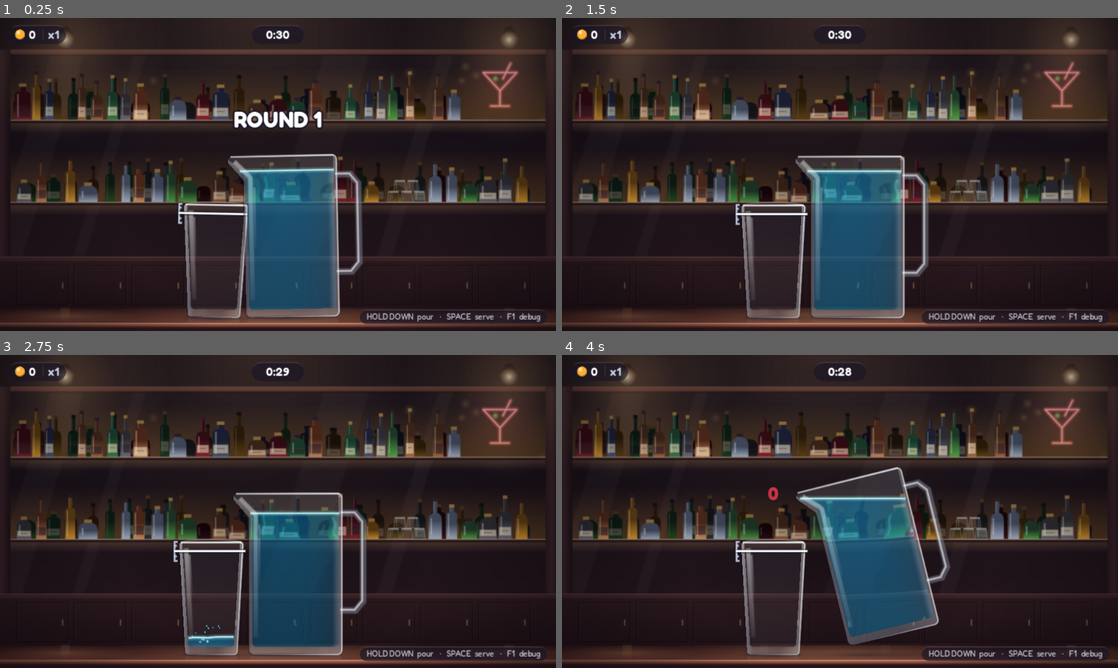
Above: before the commit, frames 1-4 (two rows, left to right).
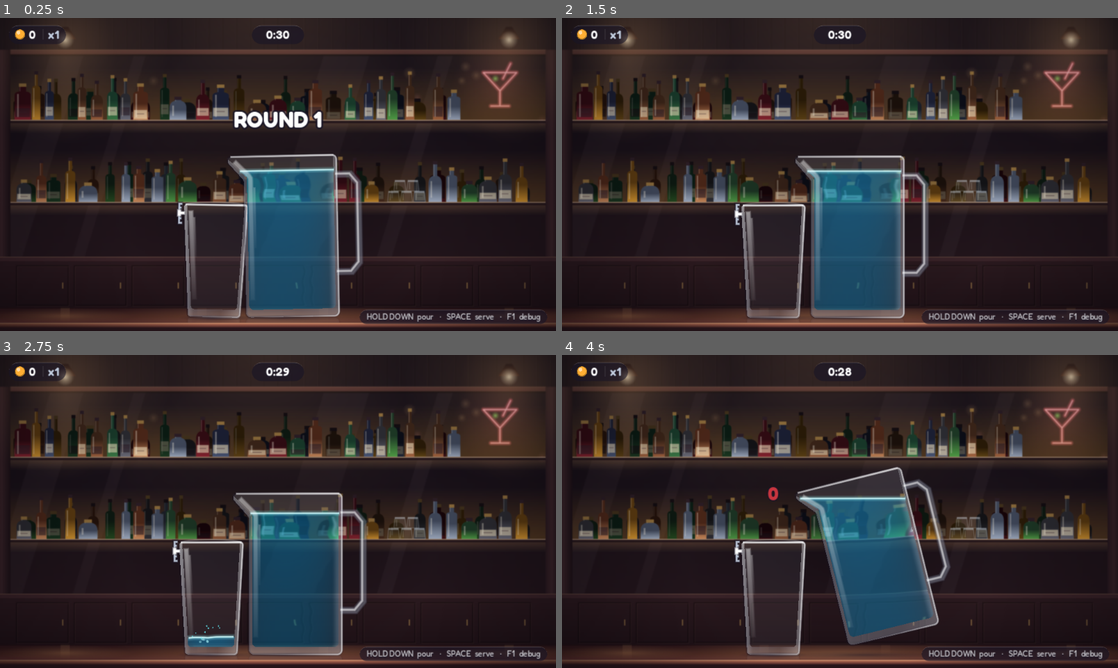
Above: after the commit, the same moments.

Repository: mihai-molnar/pour-game
Game: Godot game, scene res://main.tscn
Same seed, same stepped clock (60 frames per second), same inputs: the game is played once before the commit and once after it.
Inputs:
- Up to frame 1 (0.25 s): no input
- Up to frame 2 (1.5 s): tap Space at 0.77 s; hold Down from 1.28 s (still down)
- Up to frame 3 (2.75 s): tap Space at 1.52 s; release Down at 2.03 s
- Up to frame 4 (4 s): tap Space at 3.02, 3.77 s; hold Down from 3.53 s (still down)

The runs differ from the first frame. In frame 1, 0.1% of the frame differs, in the area x 31-45%, y 60-64%; in frame 2, 0.1%; in frame 3, 0.1%; in frame 4, 0.1%.

Commit message:
Target marker stops at the glass wall; a bigger natural cork
The fill line no longer crosses the glass: the target is a marker a little
bolder than the band's ticks (spine thickened across PERFECT, a tick from
the spine to the left wall). The corked bottle shows a light, flecked cork
with bevelled top edges sticking out of the lip like a real one; the flying
cork is the same cork and pops from its centre.

Co-Authored-By: Claude Opus 5.5 <noreply@anthropic.com>

Diff:
--- a/effects.gd
+++ b/effects.gd
@@ -44,9 +44,13 @@
 			0.3, 0.5, Palette.SAND, 200.0, Kind.DOT)
 
 
+## The width (px) of a popped cork — the same cork the bottle's mouth was showing.
+const CORK_W := 6.6
+
+
 ## A popped cork flying off along `velocity`, plus a little spray of `spray` drops.
 func cork(at: Vector2, velocity: Vector2, spray: Color) -> void:
-	_add(at, velocity, 2.0, 2.0, Palette.BROWN, GRAVITY, Kind.CORK)
+	_add(at, velocity, 2.0, CORK_W, Palette.WHITE, GRAVITY, Kind.CORK)
 	for i in 4:
 		_add(at, velocity.rotated(randf_range(-0.6, 0.6)) * randf_range(0.3, 0.6), 0.4, 0.5, spray, GRAVITY, Kind.DOT)
 
@@ -90,8 +94,7 @@
 				VesselArt.draw_soft_ellipse(self, b.pos, Vector2.ONE * b.size, Color(c, c.a * 0.7))
 			Kind.DOT:
 				draw_circle(b.pos, b.size, c)
-			Kind.CORK:  # a little capsule tumbling as it flies
+			Kind.CORK:  # the whole cork, tumbling as it flies
 				draw_set_transform(b.pos, b.life * 9.0)
-				draw_colored_polygon(VesselArt.rounded(PackedVector2Array([Vector2(-2, -1.5), Vector2(2, -1.5), Vector2(2, 1.5), Vector2(-2, 1.5)]), 0.8), c)
-				draw_line(Vector2(-2, -1.2), Vector2(-2, 1.2), Color(Palette.TAN, c.a), 0.6, true)
+				VesselArt.draw_cork(self, Rect2(-b.size * 0.5, -b.size * 0.9, b.size, b.size * 1.8), c.a)
 				draw_set_transform(Vector2.ZERO)
--- a/glass.gd
+++ b/glass.gd
@@ -255,6 +255,12 @@
 	return left - 3.0
 
 
+## Local x span of the target marker: from the bracket's spine to the
+## glass's left wall at the line — it doesn't cross the glass.
+func line_span() -> Vector2:
+	return Vector2(bracket_x(), outer_x_at(line_y()).x)
+
+
 ## The liquid as drawn (local): the wave surface across the pixel columns down
 ## to the floor, cut to the rounded inside. Empty when there is (next to)
 ## nothing — Godot can't triangulate sub-pixel slivers.
@@ -480,7 +486,7 @@
 ## The scoring band: a light bracket (spine + end ticks pointing at the glass)
 ## left of the glass spanning GOOD ENOUGH (±ok_rows), with short inner ticks
 ## where GOOD (±good_rows) ends, underlaid dark so it reads on any background.
-## PERFECT (±perfect_rows) is the fill line's dark band.
+## PERFECT (±perfect_rows) and the target itself are the fill line's marker.
 func _draw_band(ci: CanvasItem) -> void:
 	var x := bracket_x()
 	var ok := band_edges(GameState.stats.ok_rows)
@@ -492,12 +498,13 @@
 			ci.draw_line(Vector2(x, y), Vector2(x + 1.1, y), look[0], look[1], true)
 
 
-## The fill line: a thin white line on the target's row from the bracket to just
-## past the right wall, over a dark band spanning the PERFECT rows.
+## The fill line: a marker a little bolder than the band's ticks — the spine
+## thickened across the PERFECT rows and a tick on the target's row from the
+## spine to the glass's left wall (line_span()).
 func _draw_fill_line(ci: CanvasItem) -> void:
 	var ly := line_y()
-	var x0 := bracket_x()
-	var x1 := outer_x_at(ly).y + 1.5
+	var span := line_span()
 	var perfect := band_edges(GameState.stats.perfect_rows)
-	ci.draw_rect(Rect2(x0, perfect.x, x1 - x0, perfect.y - perfect.x), Color(Palette.INK, 0.45))
-	ci.draw_line(Vector2(x0, ly), Vector2(x1, ly), Palette.WHITE, 0.6, true)
+	for look: Array in [[Color(Palette.INK, 0.6), 2.3, 1.7], [Palette.WHITE, 1.0, 0.85]]:
+		ci.draw_line(Vector2(span.x, perfect.x), Vector2(span.x, perfect.y), look[0], look[1], true)
+		ci.draw_line(Vector2(span.x, ly), Vector2(span.y - 0.3, ly), look[0], look[2], true)
--- a/pourer.gd
+++ b/pourer.gd
@@ -252,8 +252,7 @@
 			angle += deg_to_rad(WIGGLE_DEG) * (uncorking / _uncork_time) * sin(uncorking * WIGGLE_FREQ)
 		if uncorking >= _uncork_time - 1e-6:
 			corked = false
-			var m := _mouth()
-			popped.emit(to_global(Vector2(m.x + m.y * 0.5, -2.0)), Vector2(0.0, -CORK_SPEED).rotated(rotation), def.liquid_highlight)
+			popped.emit(to_global(cork_rect().get_center()), Vector2(0.0, -CORK_SPEED).rotated(rotation), def.liquid_highlight)
 	_apply_lean(angle)
 	if not corked and Arrival.done(_arrive_t):
 		_arrive_t = -1.0
@@ -271,6 +270,15 @@
 ## The rest angle (radians); tilt counts from it.
 func _rest() -> float:
 	return deg_to_rad(def.pourer_rest_deg) if def != null else 0.0
+
+
+## The cork in a corked bottle's mouth (local, upright): a touch wider than
+## the mouth, sticking out of the lip about 1.3× the mouth's width, its foot
+## under the lip ring.
+func cork_rect() -> Rect2:
+	var m := _mouth()
+	var top := _bounds(def.pourer_outer).position.y
+	return Rect2(m.x - 0.3, top - 1.0 - m.y * 1.3, m.y + 0.6, m.y * 1.3 + 3.0)
 
 
 ## The interior's top edge — a bottle's mouth — as x = left, y = width.
@@ -434,6 +442,8 @@
 	VesselArt.draw_streak(ci, VesselArt.inner_streak(_drawn_interior, inner.position.y + 20.0, lerpf(inner.position.y, inner.end.y, 0.6), 4.8), Color(Palette.WHITE, 0.25), 0.6)
 	VesselArt.draw_rim_light(ci, _drawn_outer, Color(Palette.WHITE, 0.6), 0.45)
 	var m := _mouth()
+	if corked:
+		VesselArt.draw_cork(ci, cork_rect())
 	if def.refill_style == DrinkDef.RefillStyle.NEW_BOTTLE:
 		var ring := VesselArt.rounded(_rect_poly(Rect2(m.x - 2.8, box.position.y - 0.8, m.y + 5.6, 3.4)), 1.2)
 		ci.draw_colored_polygon(ring, Color(g.lightened(0.45), 0.8))
@@ -446,10 +456,6 @@
 		for i in shine.size():
 			shine[i] += Vector2(-0.6, -0.4)
 		ci.draw_polyline(shine, Color(Palette.WHITE, 0.55), 0.6, true)
-	if corked:
-		var cork := VesselArt.rounded(_rect_poly(Rect2(m.x + 0.6, -3.4, m.y - 1.2, 5.4)), 0.8)
-		ci.draw_colored_polygon(cork, Palette.BROWN)
-		ci.draw_line(Vector2(m.x + 1.0, -3.0), Vector2(m.x + m.y - 1.0, -3.0), Palette.TAN, 0.8, true)
 
 
 ## A paper label round the body: cream, shaded toward the edges, thin rules and a small grape emblem.
--- a/tools/checks/check_glass.gd
+++ b/tools/checks/check_glass.gd
@@ -44,6 +44,7 @@
 	eq(glass.band_edges(6), Vector2(-74.0, -61.5), "GOOD ENOUGH reaches the rim and is cut there")
 	eq(glass.band_edges(9), Vector2(-74.0, -58.5), "...however wide the band")
 	expect(glass.bracket_x() <= glass.outer_x_at(-68.0).x - 2.0, "the bracket clears the wall (%.1f)" % glass.bracket_x())
+	_check_line_span(glass)
 	_check_drawn_liquid(glass)
 
 	_check_wine(glass, wine)
@@ -76,11 +77,19 @@
 	for y in range(int(ly) - 7, int(ly) + 8):
 		bulge = minf(bulge, glass.outer_x_at(float(y)).x)
 	expect(glass.bracket_x() <= bulge - 2.0, "wine: the bracket clears the bowl's bulge (%.1f vs %.1f)" % [glass.bracket_x(), bulge])
+	_check_line_span(glass)
 	_check_drawn_liquid(glass)
 	expect(_tint_clear(glass), "wine: wall tint polygons leave the bowl clear")
 	var mat := (glass.get_node("Liquid") as CanvasItem).material as ShaderMaterial
 	eq([mat.get_shader_parameter("tint"), mat.get_shader_parameter("absorb"), mat.get_shader_parameter("scatter")],
 		[wine.liquid_color, wine.liquid_absorb, wine.liquid_scatter], "wine: the liquid shader gets wine's look")
+
+
+## The target marker runs from the bracket to the glass's left wall, never across the glass.
+func _check_line_span(glass: Glass) -> void:
+	var span := glass.line_span()
+	eq(span.x, glass.bracket_x(), "%s: the target marker starts at the bracket" % glass.def.id)
+	near(span.y, glass.outer_x_at(glass.line_y()).x, "%s: ...and stops at the glass's left wall" % glass.def.id, 0.01)
 
 
 ## What is drawn must match what is scored: a calm glass's liquid top sits
--- a/tools/checks/check_pourer.gd
+++ b/tools/checks/check_pourer.gd
@@ -62,6 +62,12 @@
 	_check_arrival(pourer, water)
 	_check_wine(pourer, glass, wine)
 	_check_drawable_liquid(pourer, water, wine)
+	pourer.setup(wine)
+	var mouth := pourer._mouth()  # x = left edge, y = width
+	var cork := pourer.cork_rect()
+	expect(cork.size.x >= mouth.y, "the cork is at least as wide as the mouth (%.1f vs %.1f)" % [cork.size.x, mouth.y])
+	expect(cork.position.y <= -1.8 - mouth.y, "...and sticks out of the lip ring at least that far (top %.1f)" % cork.position.y)
+	expect(cork.get_center().x > mouth.x and cork.get_center().x < mouth.x + mouth.y, "...centred on the mouth")
 	for d: DrinkDef in [water, wine]:
 		pourer.setup(d)
 		var mat := (pourer.get_node("Liquid") as CanvasItem).material as ShaderMaterial
--- a/vessel_art.gd
+++ b/vessel_art.gd
@@ -11,6 +11,8 @@
 
 static var _soft: GradientTexture2D
 static var _clear_walls: GradientTexture1D
+static var _cork: GradientTexture1D
+static var _cork_flecks: Array[Vector3] = []  # u, v (share of the cork), radius in px; negative radius = a light fleck
 
 
 ## The wall fill for clear glass (pass the outer's x range to draw_hgradient):
@@ -97,12 +99,33 @@
 	return tex
 
 
-## Fills `poly` with `tex` running left to right from x0 to x1.
-static func draw_hgradient(ci: CanvasItem, poly: PackedVector2Array, x0: float, x1: float, tex: GradientTexture1D) -> void:
+## Fills `poly` with `tex` running left to right from x0 to x1, tinted by `modulate`.
+static func draw_hgradient(ci: CanvasItem, poly: PackedVector2Array, x0: float, x1: float, tex: GradientTexture1D, modulate := Color.WHITE) -> void:
 	var uvs := PackedVector2Array()
 	for p in poly:
 		uvs.append(Vector2((p.x - x0) / (x1 - x0), 0.5))
-	ci.draw_polygon(poly, PackedColorArray([Color.WHITE]), uvs, tex)
+	ci.draw_polygon(poly, PackedColorArray([modulate]), uvs, tex)
+
+
+## A natural cork filling `r` (upright, top edge up): light tan, darker toward
+## its sides like a cylinder, bevelled top edges and flecked. The flecks are
+## fixed, so the cork looks the same every frame.
+static func draw_cork(ci: CanvasItem, r: Rect2, alpha := 1.0) -> void:
+	if _cork == null:
+		_cork = gradient([[0.0, Palette.TAN.darkened(0.3)], [0.3, Palette.PEACH], [0.55, Palette.SAND.lerp(Palette.PEACH, 0.4)], [1.0, Palette.TAN.darkened(0.35)]])
+		var rng := RandomNumberGenerator.new()
+		rng.seed = 7
+		for i in 30:
+			var radius := rng.randf_range(0.1, 0.3)
+			_cork_flecks.append(Vector3(rng.randf_range(0.1, 0.9), rng.randf_range(0.08, 0.95), -radius if i % 4 == 0 else radius))
+	var bevel := minf(r.size.x * 0.18, 1.2)
+	var body := rounded(PackedVector2Array([r.position + Vector2(bevel, 0), Vector2(r.end.x - bevel, r.position.y),
+		Vector2(r.end.x, r.position.y + bevel), r.end, Vector2(r.position.x, r.end.y), r.position + Vector2(0, bevel)]), 0.4)
+	draw_hgradient(ci, body, r.position.x, r.end.x, _cork, Color(1, 1, 1, alpha))
+	ci.draw_line(r.position + Vector2(bevel, 0.35), Vector2(r.end.x - bevel, r.position.y + 0.35), Color(Palette.SAND, 0.85 * alpha), 0.6, true)
+	for f in _cork_flecks:
+		var color := Color(Palette.SAND, 0.6 * alpha) if f.z < 0.0 else Color(Palette.BROWN, 0.55 * alpha)
+		ci.draw_circle(r.position + Vector2(f.x, f.y) * r.size, absf(f.z), color)
 
 
 ## Left and right x where the horizontal line at `y` crosses `poly` (INF/-INF if it misses).
Not shown, changed: CLAUDE.md
